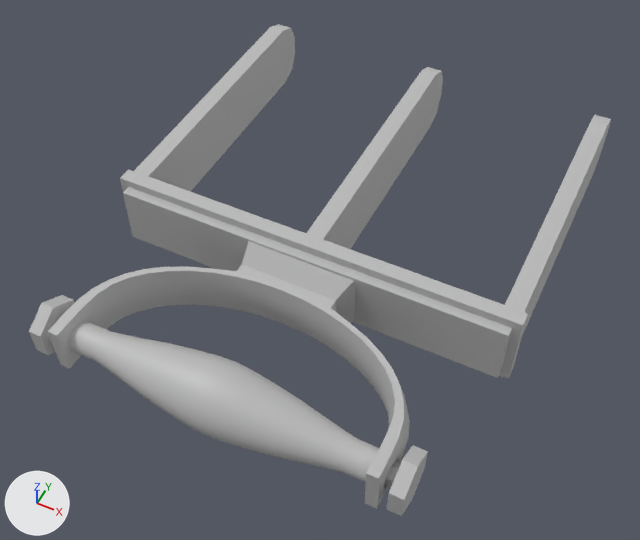
The FBX model RAW/AssetsRosa/SM_LeverWrist_01.fbx: old version first, new version second.
Before and after are seen from a 50 mm lens placed at (0.369, -1.239, 0.892), pointed at (-0.004, -0.494, -0.039). The lights are fixed; the arrows at lower left show +X, +Y and +Z. The older version comes first. Where no turn or scale is listed for an object, it has been applied to the vertices.

Script lines for the objects in view, before the commit:
```python
me_mesh = bpy.data.meshes.new('Mesh')
me_mesh.from_pydata(...)  # 1675 vertices, 1627 faces; spans x -0.291..0.291, y -0.693..0.038, z -0.056..0.056
me_mesh.materials.append(mat_lambert1)  # grey #bcbcbc
ob_leverwrist_01 = bpy.data.objects.new('LeverWrist_01', me_mesh)
ob_leverwrist_01.location = (0.0, -0.116, 0.0)
```
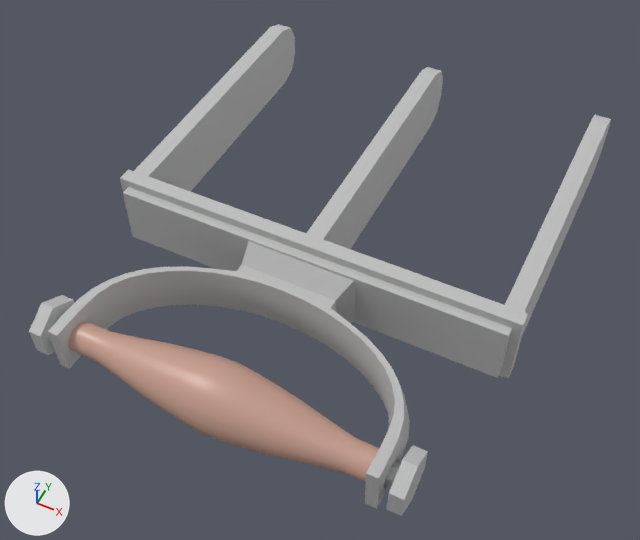
Boxes [x1, y1, x2, y2] around the edits, measured in the pictures (640 x 540 px):
part 1 of me_mesh, recoloured (grey to beige)
    both: [68, 321, 379, 483]

The change, as a list of edits to the scene's bpy script:
```text
Add mat_humanbody_standardsurface2:
    mat_humanbody_standardsurface2 = principled_material('HumanBody:standardSurface2')
    mat_humanbody_standardsurface2.base_color = (0.57, 0.338, 0.268)  # beige #c79d8d
    mat_humanbody_standardsurface2.roughness = 0.4
Add mat_standardsurface1:
    mat_standardsurface1 = principled_material('standardSurface1')
    mat_standardsurface1.base_color = (0.527, 0.527, 0.527)  # light grey #c0c0c0
Change me_mesh:
    where me_mesh.from_pydata(...)  # 1675 vertices, 1627 faces; spans x -0.291..0.291, y -0.693..0.038, z -0.056..0.056
    used by ob_leverwrist_01; location = (0.0, -0.116, 0.0)
    me_mesh part 1: 400 of the faces centred in x -0.202..0.2, y -0.691..-0.601, z -0.045..0.045 switch from mat_lambert1 (grey #bcbcbc) to mat_humanbody_standardsurface2 (beige #c79d8d)
    add me_mesh.materials.append(mat_standardsurface1)  # light grey #c0c0c0
```
